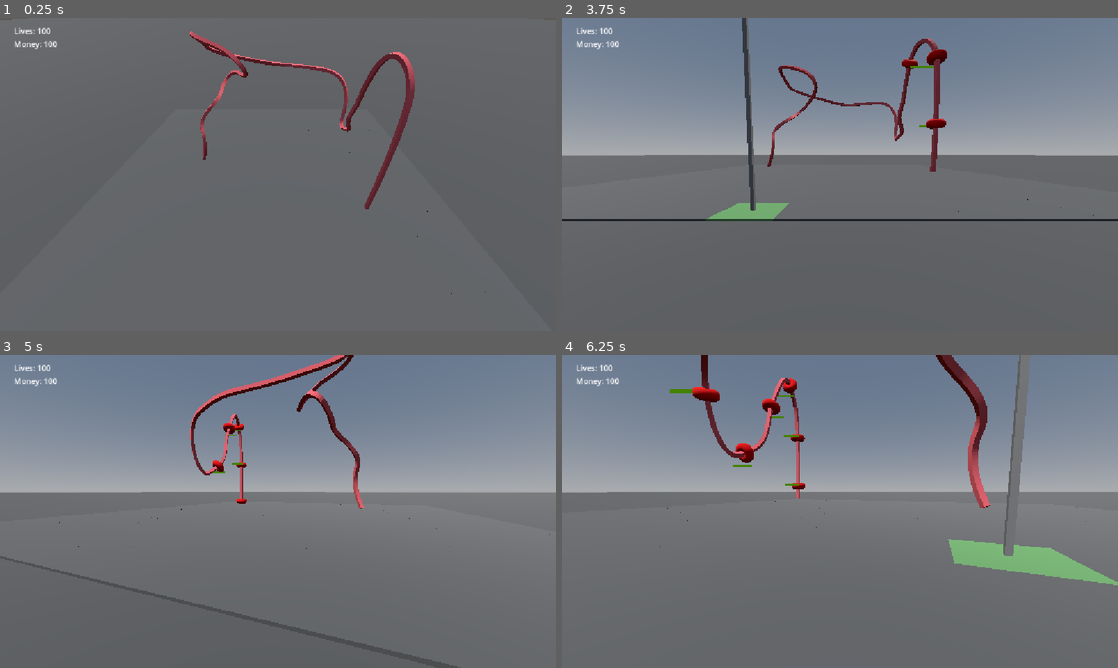
Above: before the commit, frames 1-4 (two rows, left to right).
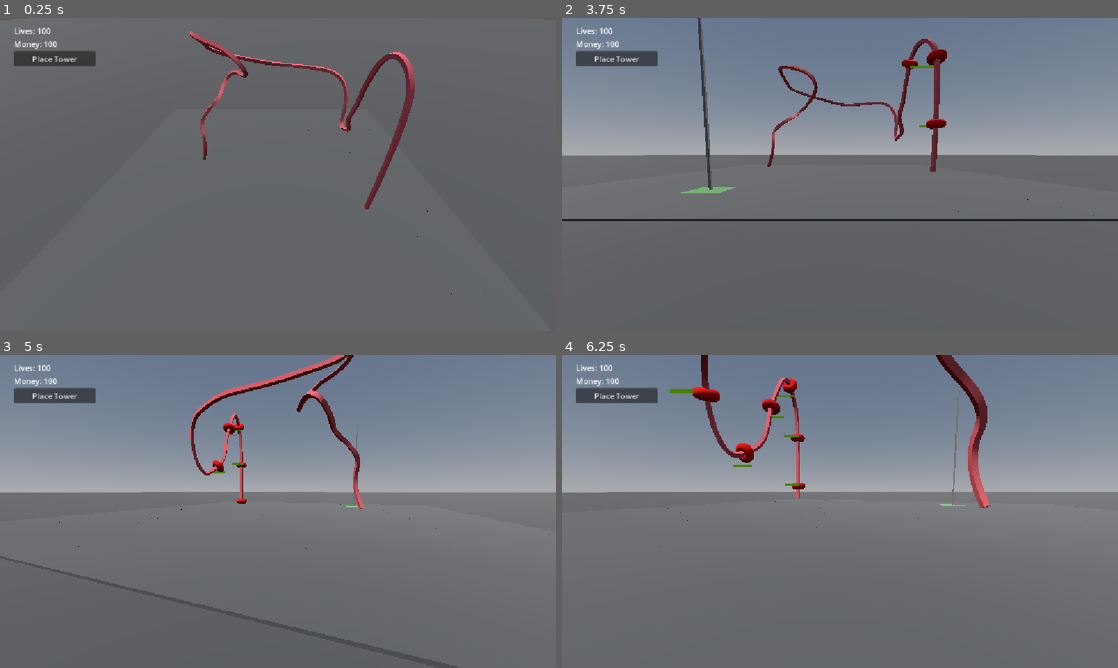
Above: after the commit, the same moments.

Repository: ChaseBradbury/Bead-Maze-TD
Game: Godot game, scene res://scenes/level.tscn
Two runs of this game, one before a commit and one after it. Both use one fixed random seed, a clock stepped at 60 frames per second and the inputs below.
Inputs (mouse positions are in pixels of both pictures, inside the frame that each line leads up to):
- Up to frame 1 (0.25 s): no input
- Up to frame 2 (3.75 s): click (617, 58) at 0.5 s, where only the run after the commit has a clickable "Place Tower"; click (617, 58) at 1.25 s, where only the run after the commit has a clickable "Place Tower"; click (617, 58) at 2 s, where only the run after the commit has a clickable "Place Tower"; move the mouse to (962, 158) at 2.77 s; hold S (camera_down) 2.78-3.5 s; click (962, 158) at 2.92 s; drag from (728, 190) to (812, 237) at 3.52 s
- Up to frame 3 (5 s): move the mouse to (333, 442) at 4.27 s; hold D (camera_right) from 4.28 s (still down); click (333, 442) at 4.42 s
- Up to frame 4 (6.25 s): release D (camera_right) at 5 s; drag from (812, 574) to (673, 464) at 5.02 s; move the mouse to (1006, 558) at 5.77 s; hold E (zoom_in) from 5.78 s (still down); click (1006, 558) at 5.92 s

The runs differ from the first frame. In frame 1, 0.7% of the frame differs, in the area x 2-18%, y 10-16%; in frame 2, 2.4%; in frame 3, 0.7%; in frame 4, 3.8%, in the area x 2-100%, y 0-74%.

Commit message:
states
Added states to the game manager for handling inputs

Diff:
--- a/scenes/bead.tscn
+++ b/scenes/bead.tscn
@@ -14,6 +14,7 @@
 [node name="Bead" type="Area3D" unique_id=1766565341]
 collision_layer = 2
 collision_mask = 4
+input_ray_pickable = false
 script = ExtResource("1_fcylw")
 
 [node name="Mesh" type="MeshInstance3D" parent="." unique_id=1333513918]
--- a/scenes/level.tscn
+++ b/scenes/level.tscn
@@ -67,4 +67,9 @@
 layout_mode = 2
 text = "Money: "
 
+[node name="Button" type="Button" parent="GameInfo" unique_id=120409639]
+layout_mode = 2
+text = "Place Tower"
+
 [connection signal="bead_finished" from="Maze" to="." method="_on_maze_bead_finished"]
+[connection signal="pressed" from="GameInfo/Button" to="." method="_on_button_pressed"]
--- a/scenes/placement_column.tscn
+++ b/scenes/placement_column.tscn
@@ -38,5 +38,6 @@
 [node name="Points" type="Node3D" parent="." unique_id=391915678]
 visible = false
 
+[connection signal="input_event" from="GroundArea" to="." method="_on_ground_area_input_event"]
 [connection signal="mouse_entered" from="GroundArea" to="." method="_on_area_mouse_entered"]
 [connection signal="mouse_exited" from="GroundArea" to="." method="_on_area_mouse_exited"]
--- a/scripts/controllers/bead_controller.gd
+++ b/scripts/controllers/bead_controller.gd
@@ -16,6 +16,7 @@
 	current_health = bead.health
 	$Healthbar.set_max_health(current_health)
 	$Healthbar.set_health(current_health)
+	GameManager.state_changed.connect(_on_state_changed)
 
 # Called every frame. 'delta' is the elapsed time since the previous frame.
 func _process(delta: float) -> void:
@@ -28,3 +29,9 @@
 	$Healthbar.set_health(current_health)
 	if current_health <= 0:
 		killed.emit(self)
+
+func _on_state_changed(state: GameManager.State):
+	if state == GameManager.State.IDLE:
+		input_ray_pickable = true
+	else:
+		input_ray_pickable = false
--- a/scripts/controllers/level_controller.gd
+++ b/scripts/controllers/level_controller.gd
@@ -23,3 +23,7 @@
 func _on_maze_bead_finished(bead_value: Bead) -> void:
 	lives -= 1
 	update_lives_ui()
+
+
+func _on_button_pressed() -> void:
+	GameManager.set_state(GameManager.State.PLACING)
--- a/scripts/controllers/placement_column_controller.gd
+++ b/scripts/controllers/placement_column_controller.gd
@@ -37,13 +37,33 @@
 	$ColumnArea.scale.y = spacing.y * num_points
 	$ColumnArea.position.y = (spacing.y * num_points)/2
 
-func _on_area_mouse_entered() -> void:
+func focus_column():
 	$GroundMesh.get_active_material(0).albedo_color = hover_color
 	$ColumnMesh.visible = true
 	$Points.visible = true
 
-
-func _on_area_mouse_exited() -> void:
+func blur_column():
 	$GroundMesh.get_active_material(0).albedo_color = idle_color
 	$ColumnMesh.visible = false
 	$Points.visible = false
+
+func _on_area_mouse_entered() -> void:
+	if GameManager.is_state(GameManager.State.PLACING):
+		focus_column()
+
+
+func _on_area_mouse_exited() -> void:
+	if not GameManager.is_state(GameManager.State.DRAGGING):
+		blur_column()
+
+
+func _on_ground_area_input_event(camera: Node, event: InputEvent, event_position: Vector3, normal: Vector3, shape_idx: int) -> void:
+	if event is InputEventMouseButton:
+		if event.pressed:
+			if event.button_index == MOUSE_BUTTON_LEFT:
+				if GameManager.is_state(GameManager.State.PLACING):
+					GameManager.set_state(GameManager.State.DRAGGING)
+			if event.button_index == MOUSE_BUTTON_RIGHT:
+				blur_column()
+				if GameManager.is_state(GameManager.State.DRAGGING):
+					GameManager.set_state(GameManager.State.IDLE)
--- a/scripts/managers/game_manager.gd
+++ b/scripts/managers/game_manager.gd
@@ -1,10 +1,17 @@
 extends Node
 
+enum State {
+	IDLE, PLACING, DRAGGING, SELECTED
+}
+
 var score = 100
+var state: State
+
+signal state_changed(new_state: State)
 
 # Called when the node enters the scene tree for the first time.
 func _ready() -> void:
-	pass # Replace with function body.
+	state = State.IDLE
 
 
 # Called every frame. 'delta' is the elapsed time since the previous frame.
@@ -13,3 +20,10 @@
 
 func lose_life():
 	score -= 1
+
+func is_state(check_state: State):
+	return state == check_state
+
+func set_state(new_state: State):
+	state = new_state
+	state_changed.emit(state)
